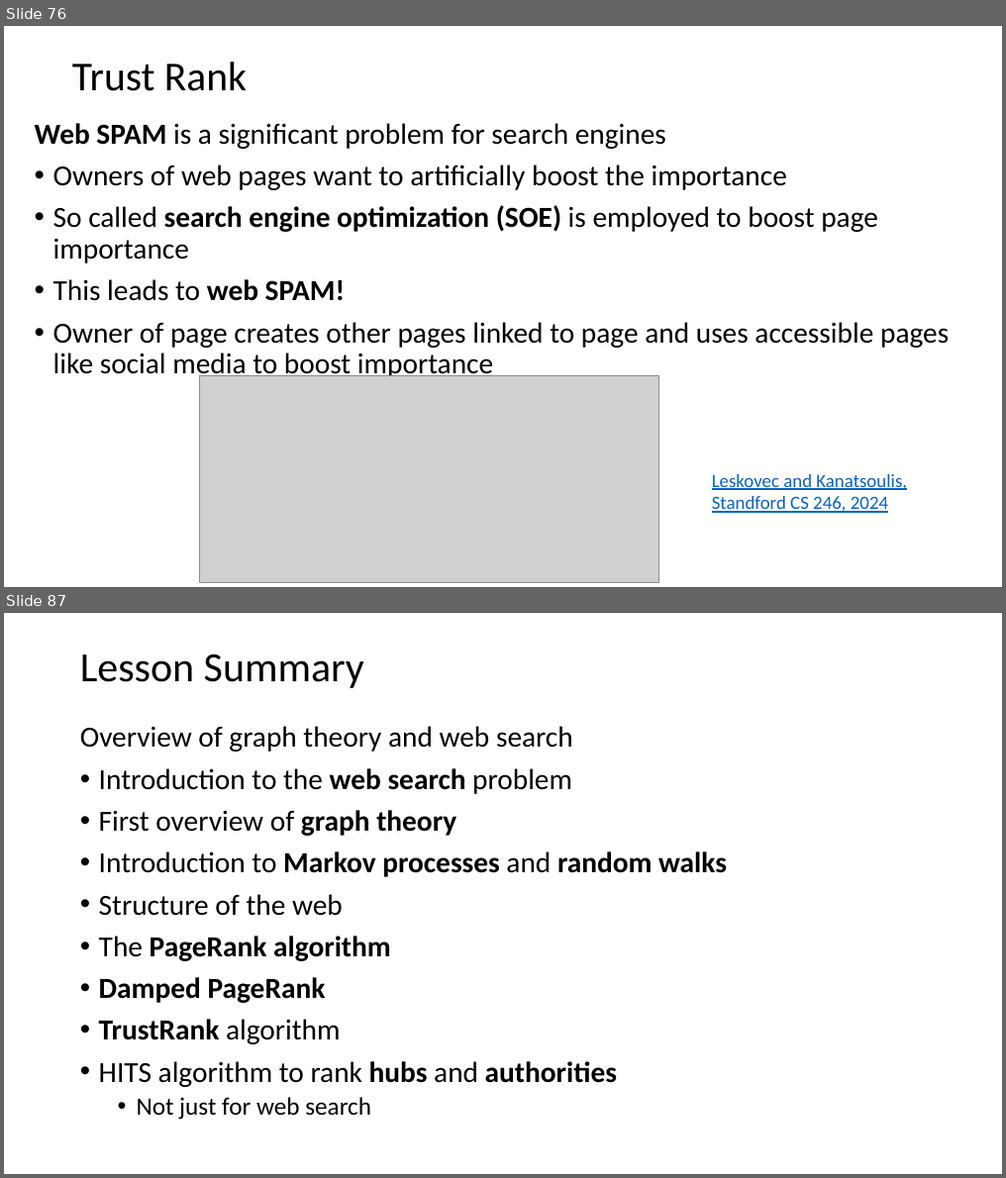
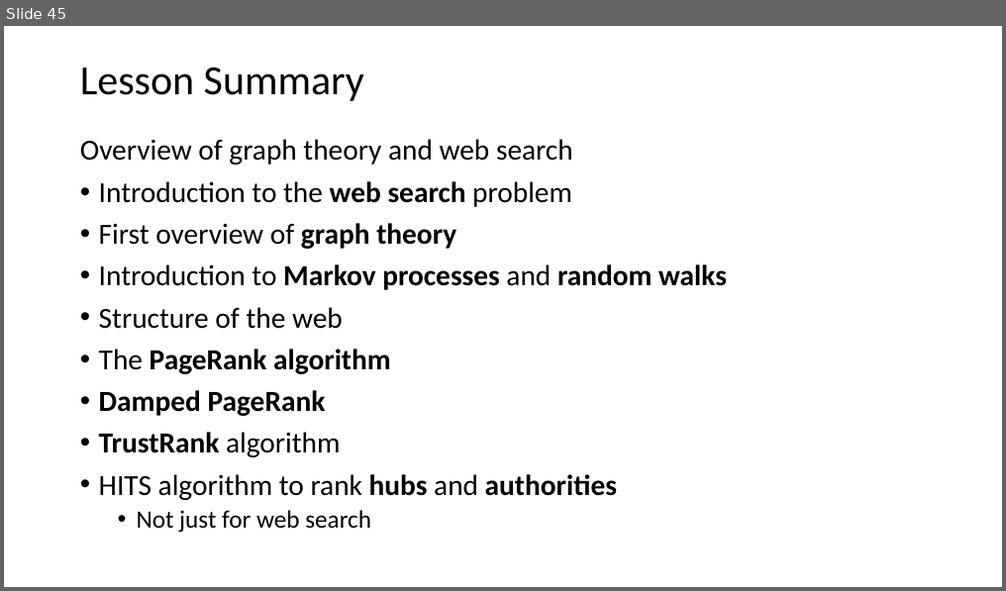
Before and after one commit to harelgabainew/school1, a slide deck: slides/7_DocumentWebSearching.pptx. Shown one above the other, each under a label of ours: slides 76 and 87 before the commit, slide 45 after it; the slides between them are not shown. The pictures are 1006x1178 and 1006x591 pixels, drawn with LibreOffice and Linux fonts; fonts in the diff are those of the drawing; grey boxes stand for pictures. Boxes give left, top, right and bottom in pixels: in the first picture for what was removed or moved away, otherwise in the second. Text is boxed around its words. In the diff, an @@ line names an element or a change of style, - is before the commit and + after.

```diff
--- a/slides/7_DocumentWebSearching.pptx
+++ b/slides/7_DocumentWebSearching.pptx
@@ slide 76 removed at (x1=4, y1=26, x2=1002, y2=587), background #FFFFFF @@
@@ title removed at (x1=72, y1=62, x2=247, y2=91) @@
-Trust Rank
@@ text removed at (x1=35, y1=123, x2=948, y2=381) @@
-Web SPAM is a significant problem for search engines
-• Owners of web pages want to artificially boost the importance
-• So called search engine optimization (SOE) is employed to boost page importance
-• This leads to web SPAM!
-• Owner of page creates other pages linked to page and uses accessible pages like social media to boost importance
@@ picture removed at (x1=200, y1=375, x2=659, y2=583) @@
@@ text removed at (x1=712, y1=474, x2=907, y2=513) @@
-Leskovec and Kanatsoulis, Standford CS 246, 2024
@@ what was slide 87 is now slide 45 @@
```
Also in this commit, not shown: 5 slides changed, 14 slides added, 56 other slides removed.
